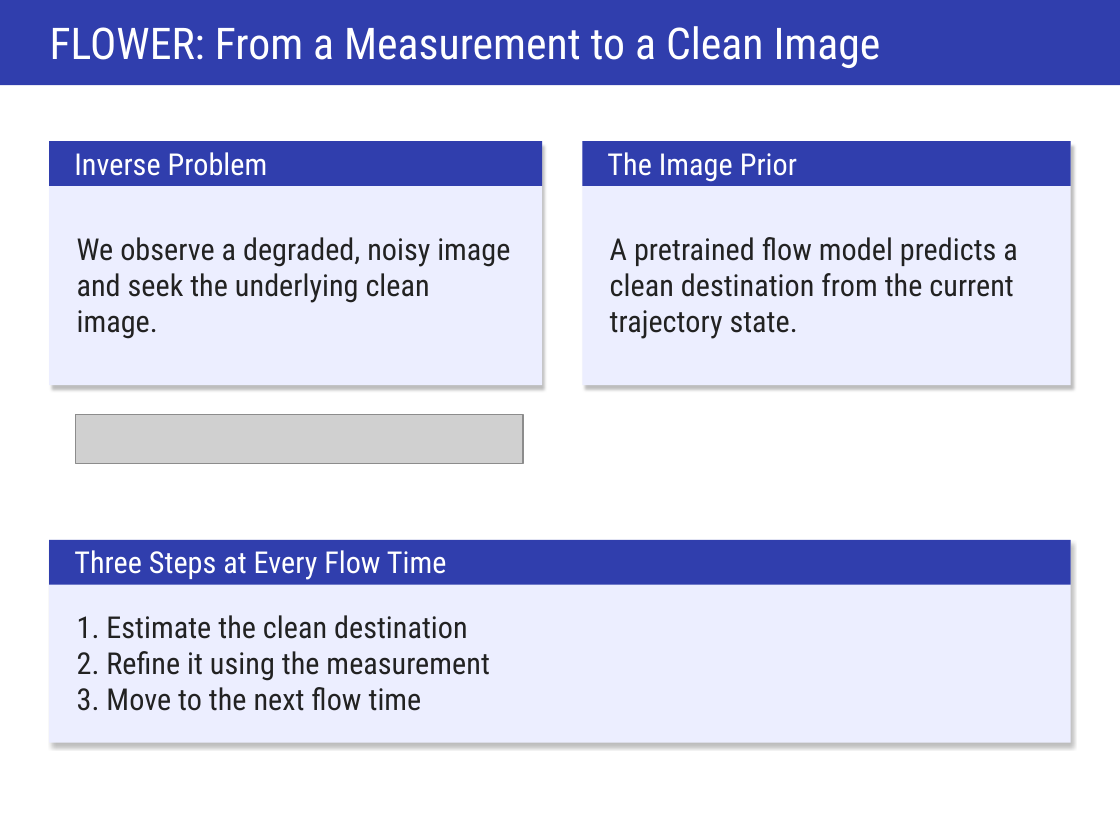
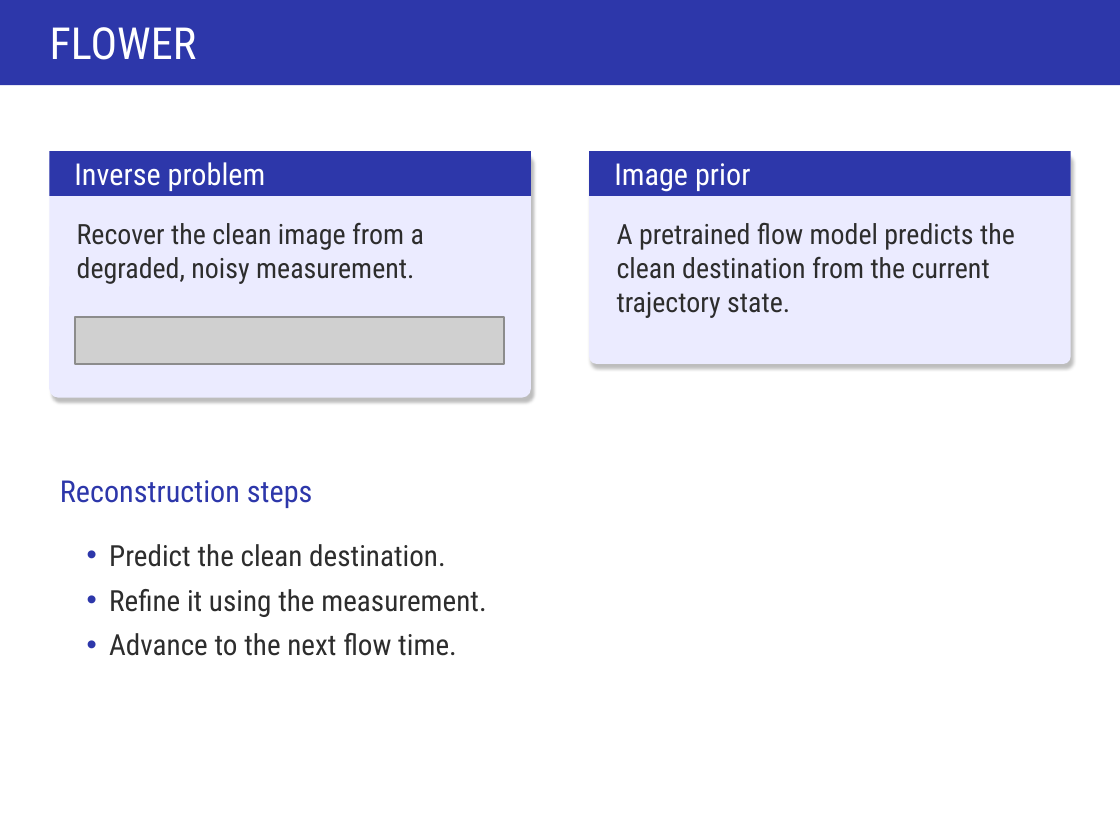
Before and after one commit to ItayShorian07/Diffusion--flower-project, a slide deck: slide 2 of artifacts/presentation/FLOWER- Presentation.pptx. Drawn at 1120x840 pixels with LibreOffice and Linux fonts; fonts in the diff are those of the drawing; grey boxes stand for pictures. Boxes give left, top, right and bottom in pixels: in the first picture for what was removed or moved away, otherwise in the second. Text is boxed around its words. In the diff, an @@ line names an element or a change of style, - is before the commit and + after.

```diff
--- a/artifacts/presentation/FLOWER- Presentation.pptx
+++ b/artifacts/presentation/FLOWER- Presentation.pptx
@@ text at [50,27,196,60]: text changed; size 29.2 to 29.6 pt @@
-FLOWER: From a Measurement to a Clean Image
+FLOWER
@@ fill #303EAD to #2D37AA in 3 elements at [0,0,1120,85], [589,152,1071,197], [49,152,531,197] @@
@@ rectangle: place and size @@
-rectangle at [49,141,542,186]
+rectangle at [49,152,531,197]
@@ rounded rectangle at [49,152,531,398]: rectangle to rounded rectangle; fill #ECEEFF to #EBEBFF @@
@@ rounded rectangle: place and size @@
-rounded rectangle at [49,141,542,385]
+rounded rectangle at [49,152,531,398]
@@ text at [74,162,266,191]: text changed @@
-Inverse Problem
+Inverse problem
@@ rectangle: place and size @@
-rectangle at [583,141,1071,186]
+rectangle at [589,152,1071,197]
@@ rounded rectangle: place and size @@
-rounded rectangle at [583,141,1071,385]
+rounded rectangle at [589,152,1071,364]
@@ rounded rectangle at [589,152,1071,364]: rectangle to rounded rectangle; fill #ECEEFF to #EBEBFF @@
@@ text at [614,163,750,192]: text changed @@
-The Image Prior
+Image prior
@@ vertical alignment middle to top in 3 elements at [617,222,1015,318], [109,544,486,656], [77,223,424,284] @@
@@ text at [77,223,424,284]: text changed; size 20.2 to 18.8 pt; text colour #222222 to #2D2D2D @@
-We observe a degraded, noisy image and seek the underlying clean image.
+Recover the clean image from a degraded, noisy measurement.
@@ text at [617,222,1015,318]: text changed; size 20.2 to 18.8 pt; text colour #222222 to #2D2D2D @@
-A pretrained flow model predicts a clean destination from the current trajectory state.
+A pretrained flow model predicts the clean destination from the current trajectory state.
@@ picture: place and size @@
-picture at [75,415,523,463]
+picture at [75,317,504,364]
@@ text at [60,480,313,508]: text changed; text colour #FFFFFF to #2D37AA @@
-Three Steps at Every Flow Time
+Reconstruction steps
@@ rectangle removed at [49,540,1071,743] @@
@@ rectangle removed at [49,540,1071,585] @@
@@ text at [109,544,486,656]: text changed; size 20.2 to 19.5 pt; text colour #222222 to #2D2D2D @@
-1. Estimate the clean destination
-2. Refine it using the measurement
-3. Move to the next flow time
+• Predict the clean destination.
+• Refine it using the measurement.
+• Advance to the next flow time.
```
Also in this commit, not shown: 19 other slides changed, 2 other files.
